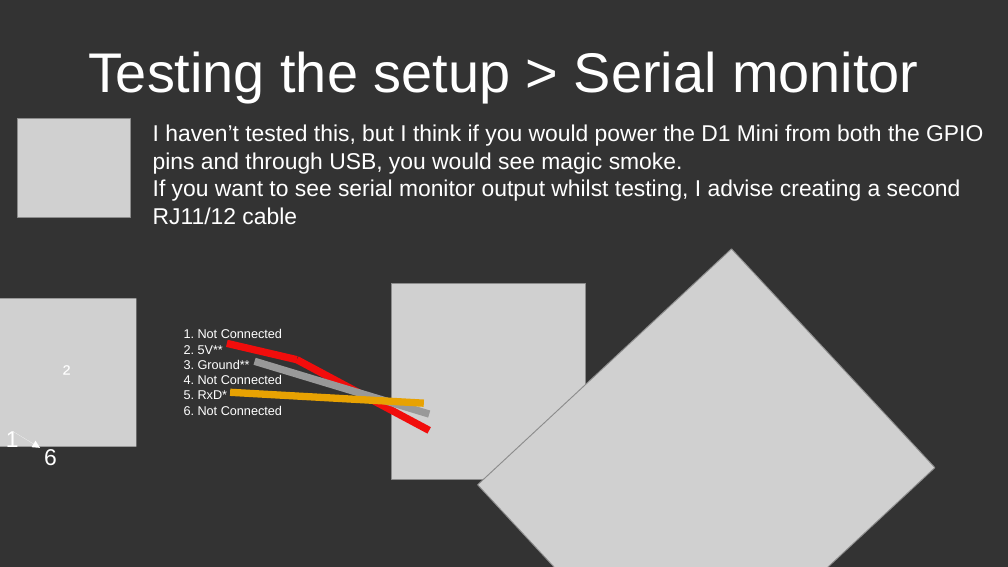
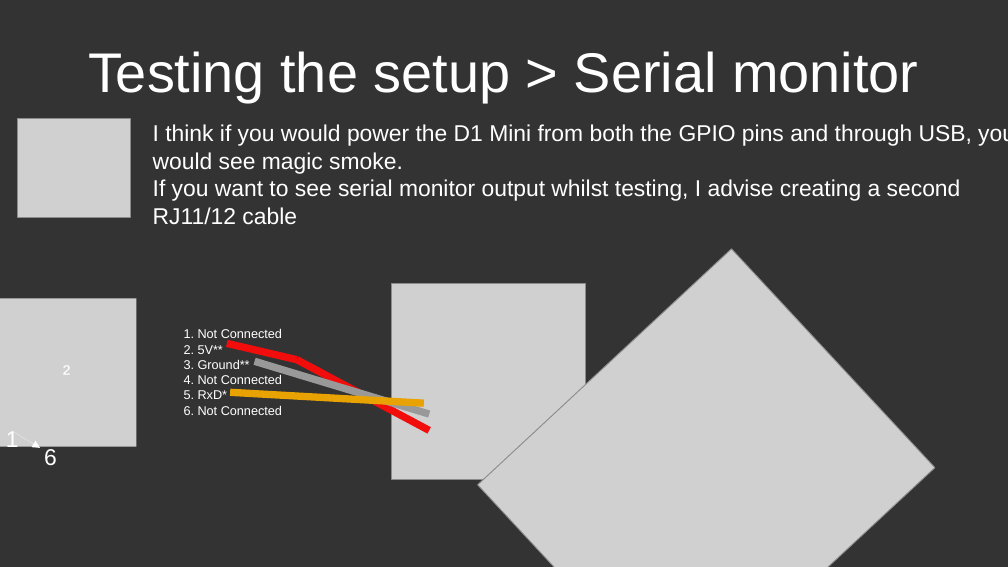
Before and after one commit to Raeymeister/BelgianSmartMeter2Domoticz, a slide deck: slide 7 of BelgianSmartMeter2DomoticzOverview.odp. Drawn at 1008x567 pixels with LibreOffice and Linux fonts; fonts in the diff are those of the drawing; grey boxes stand for pictures. Boxes give left, top, right and bottom in pixels: in the first picture for what was removed or moved away, otherwise in the second. Text is boxed around its words. In the diff, an @@ line names an element or a change of style, - is before the commit and + after.

Commit message:
Updated presentation

```diff
--- a/BelgianSmartMeter2DomoticzOverview.odp
+++ b/BelgianSmartMeter2DomoticzOverview.odp
@@ text at bbox=[153, 124, 1008, 174]: text changed @@
-I haven’t tested this, but I think if you would power the D1 Mini from both the GPIO pins and through USB, you would see magic smoke.
+I think if you would power the D1 Mini from both the GPIO pins and through USB, you would see magic smoke.
```
Also in this commit, not shown: 3 other slides changed, 1 slide added, 1 other file.
